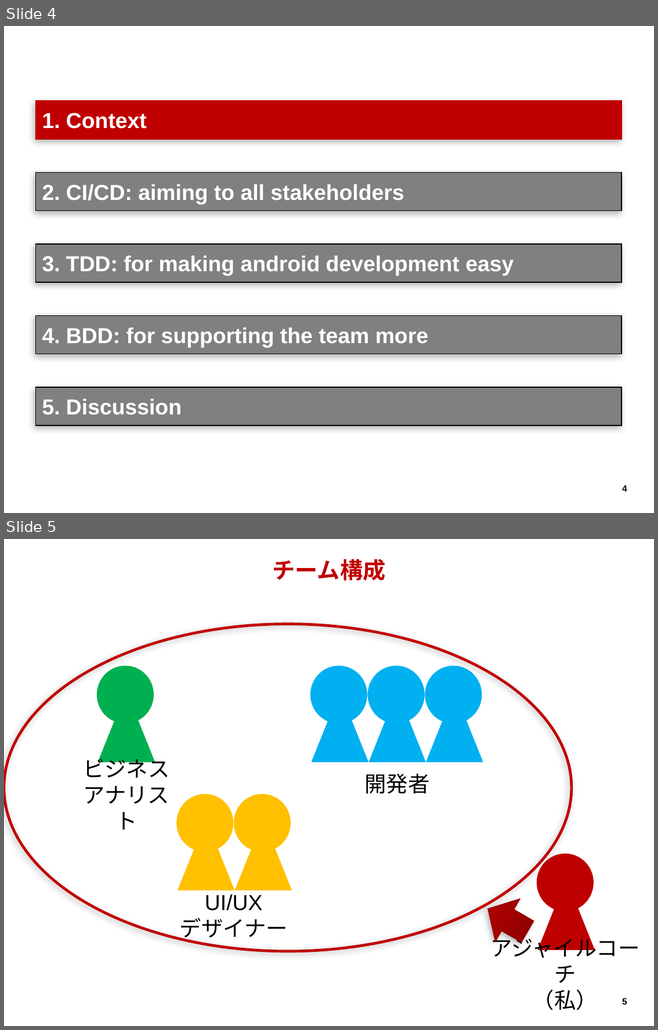
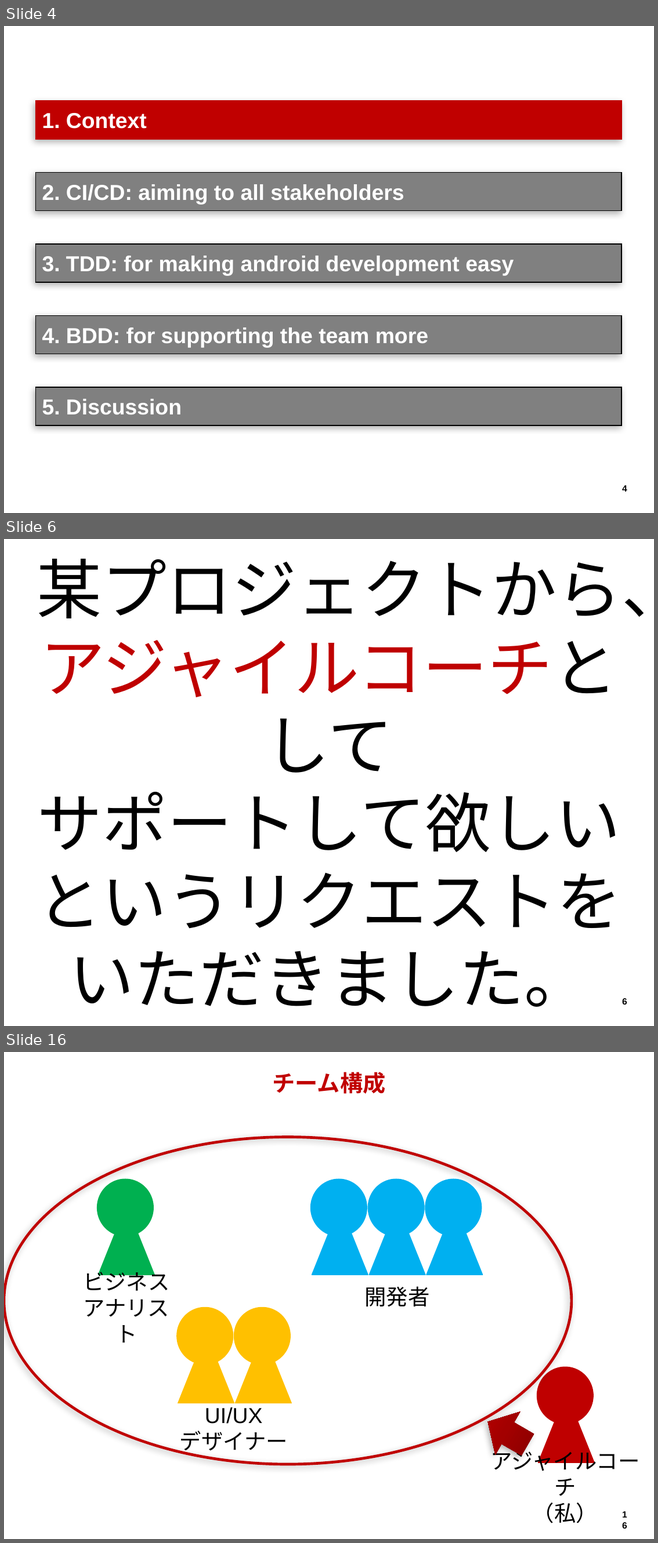
Before and after one commit to hageyahhoo/agile2014, a slide deck: presentations/TechnologyDrivenDevelopment.pptx. Shown one above the other, each under a label of ours: slides 4 and 5 before the commit, slides 4, 6 and 16 after it; the slides between them are not shown. The pictures are 658x1030 and 658x1543 pixels, drawn with LibreOffice and Linux fonts; fonts in the diff are those of the drawing; background and template pictures are left out. Boxes give left, top, right and bottom in pixels: in the first picture for what was removed or moved away, otherwise in the second. Text is boxed around its words. In the diff, an @@ line names an element or a change of style, - is before the commit and + after.

```diff
--- a/presentations/TechnologyDrivenDevelopment.pptx
+++ b/presentations/TechnologyDrivenDevelopment.pptx
@@ slide 6 added at (4, 539, 654, 1026), background #FFFFFF; not listed: 1 template element that a slide beside it also shows @@
@@ text added at (36, 559, 654, 1007), 72 pt, text #000000 @@
+某プロジェクトから、
+アジャイルコーチとして
+サポートして欲しい
+というリクエストを
+いただきました。
@@ what was slide 5 is now slide 16 @@
@@ page number at (622, 1511, 627, 1529): text changed @@
-5
+16
```
Also in this commit, not shown: 1 slide changed, 10 other slides added.
